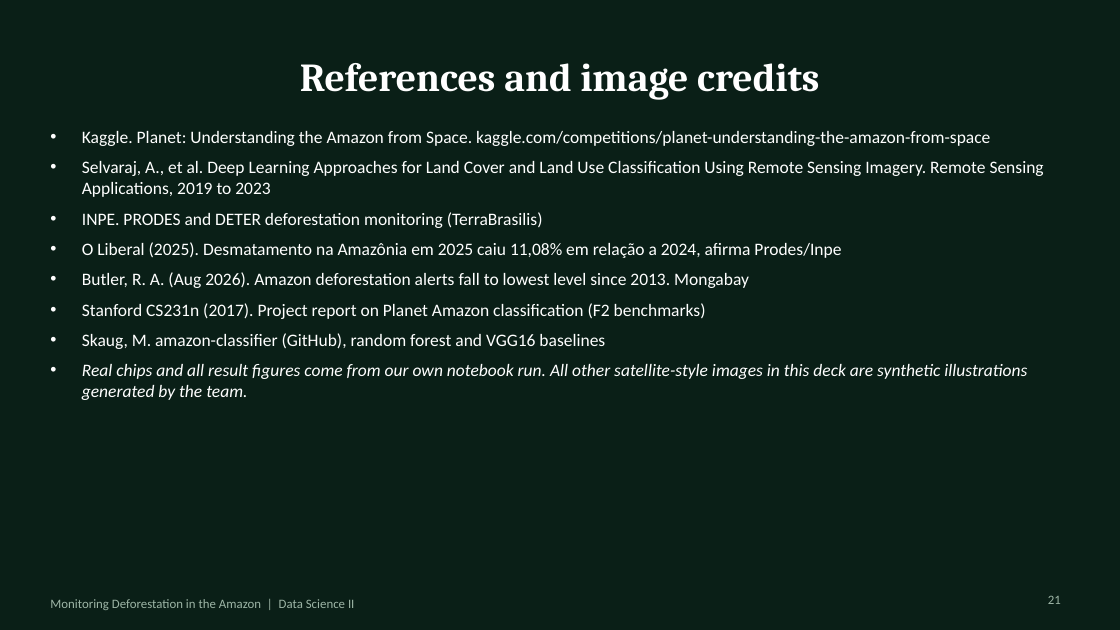
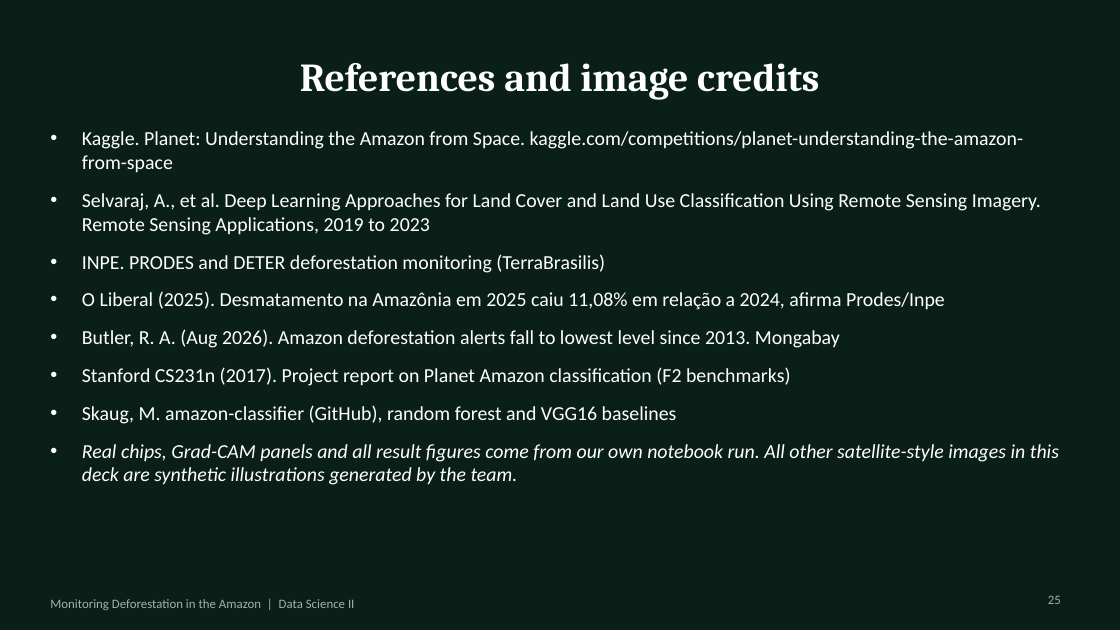
Before and after one commit to MehrabAzan/Amazon-Deforestation, a slide deck: slide 25 of Amazon_Deforestation_DeepLearning.pptx (slide 21 before the commit). Drawn at 1120x630 pixels with LibreOffice and Linux fonts; fonts in the diff are those of the drawing. Boxes give left, top, right and bottom in pixels: in the first picture for what was removed or moved away, otherwise in the second. Text is boxed around its words. In the diff, an @@ line names an element or a change of style, - is before the commit and + after.

```diff
--- a/Amazon_Deforestation_DeepLearning.pptx
+++ b/Amazon_Deforestation_DeepLearning.pptx
@@ text at bbox=[82, 131, 1041, 424]: size 15 to 17 pt in "Kaggle. Planet: Understanding the Amazon from Space. ...", "Selvaraj, A., et al. Deep Learning Approaches ...", "INPE. PRODES and DETER deforestation monitoring (TerraBrasil ...", "O Liberal (2025). Desmatamento na Amazônia em ..." and 3 more places; more space between paragraphs @@
@@ text at bbox=[82, 444, 1059, 485]: text changed; size 15 to 17 pt @@
-• Real chips and all result figures come from our own notebook run. All other satellite-style images in this deck are synthetic illustrations generated by the team.
+• Real chips, Grad-CAM panels and all result figures come from our own notebook run. All other satellite-style images in this deck are synthetic illustrations generated by the team.
@@ page number at bbox=[1048, 596, 1061, 604]: text changed @@
-21
+25
```
Also in this commit, not shown: 12 other slides changed, 4 slides added.
